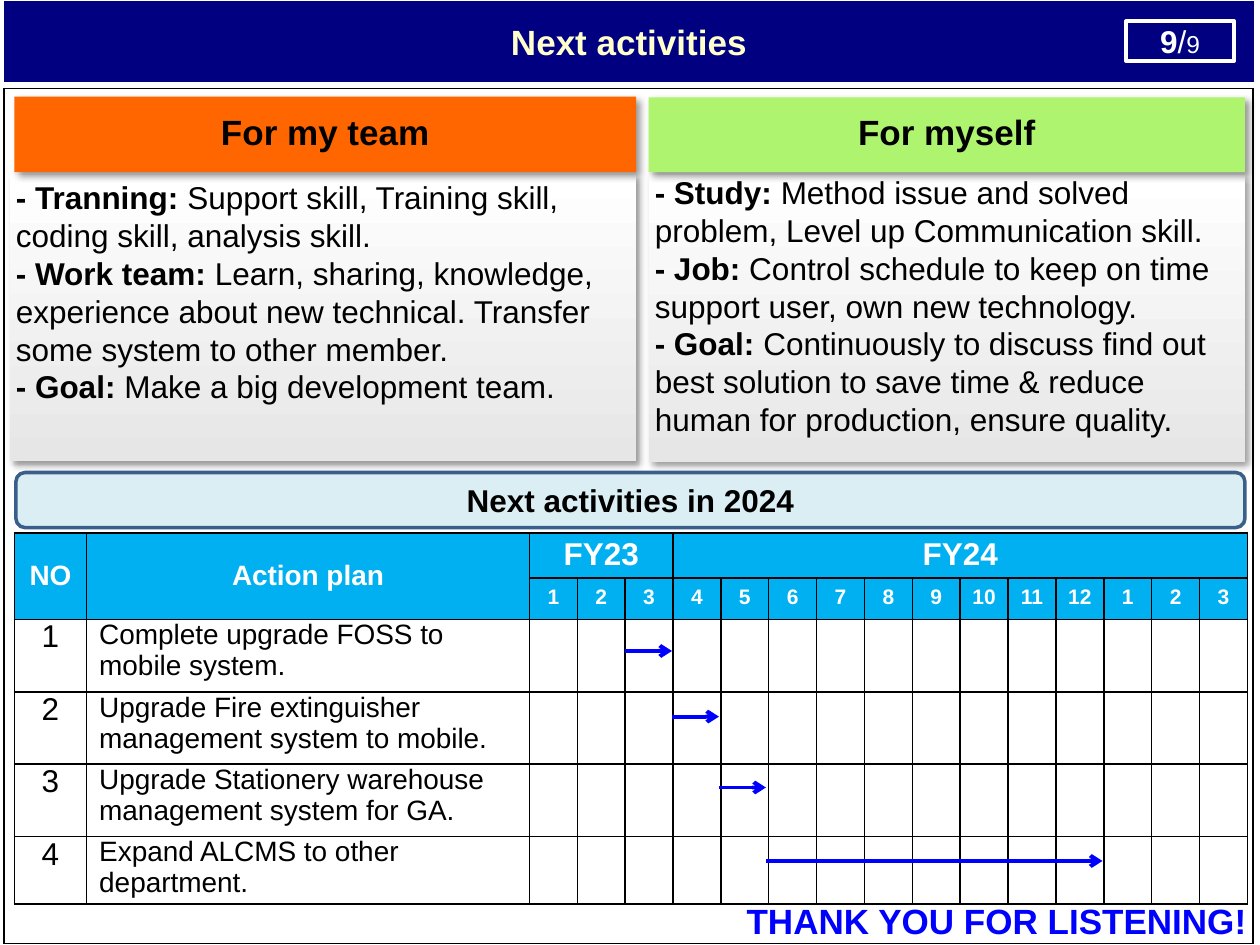
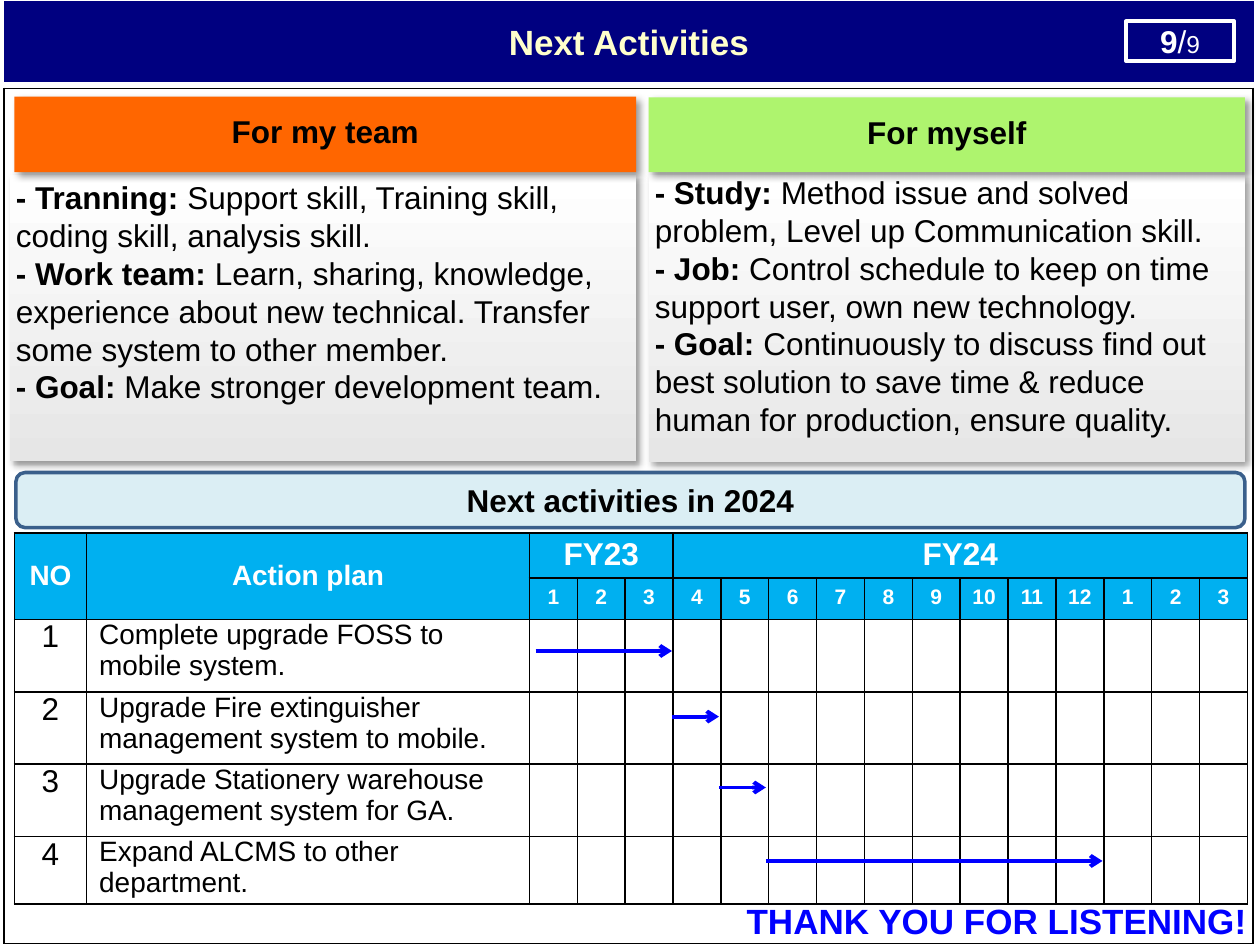
Before and after one commit to thietbicongnghevietnam/ReportPSNV, a slide deck: slide 10 of Report_Nguyen Nhu Minh_V5.pptx. Drawn at 1260x945 pixels with LibreOffice and Linux fonts; fonts in the diff are those of the drawing. Boxes give left, top, right and bottom in pixels: in the first picture for what was removed or moved away, otherwise in the second. Text is boxed around its words. In the diff, an @@ line names an element or a change of style, - is before the commit and + after.

```diff
--- a/Report_Nguyen Nhu Minh_V5.pptx
+++ b/Report_Nguyen Nhu Minh_V5.pptx
@@ text in rectangle at (509, 29, 749, 56): text changed @@
-Next activities
+Next Activities
@@ rectangle "For my team" at (14, 97, 636, 173): size 20 to 18 pt @@
@@ rectangle "For myself" at (649, 97, 1245, 173): size 20 to 18 pt @@
@@ text in rectangle at (35, 375, 602, 404): text changed @@
-- Goal: Make a big development team.
+- Goal: Make stronger development team.
@@ arrow moved from (625, 651) - (672, 651) to (536, 651) - (672, 651) @@
```
Also in this commit, not shown: 6 other slides changed, 2 other files.
